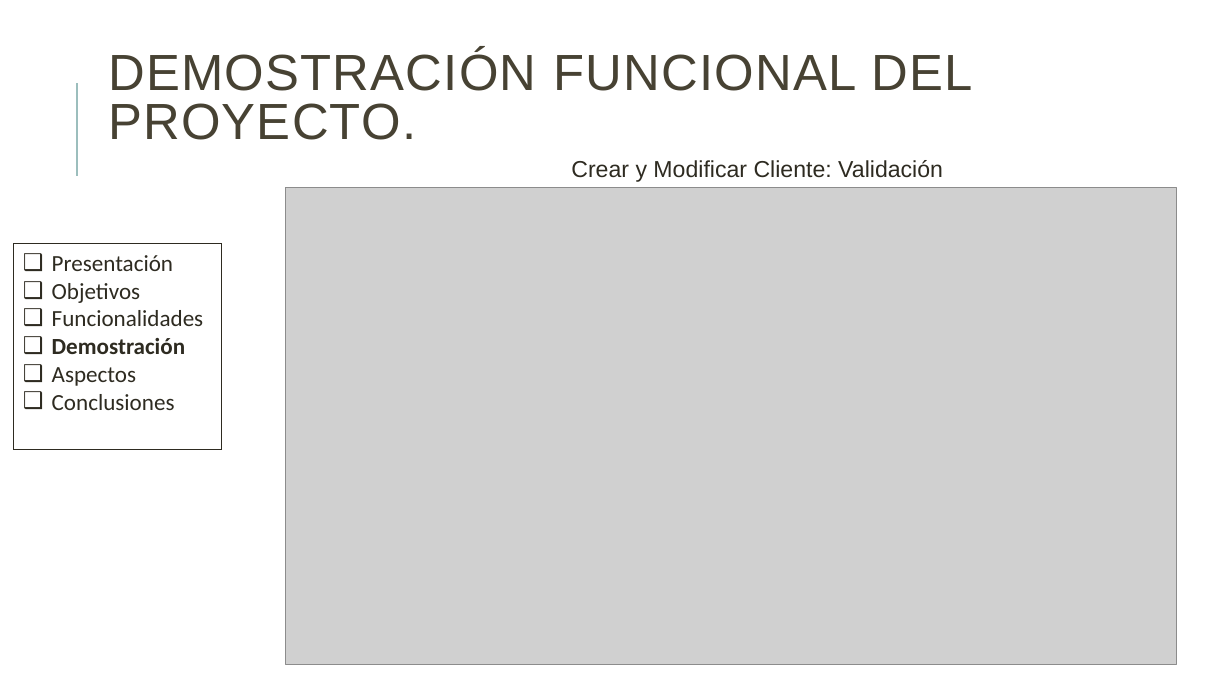
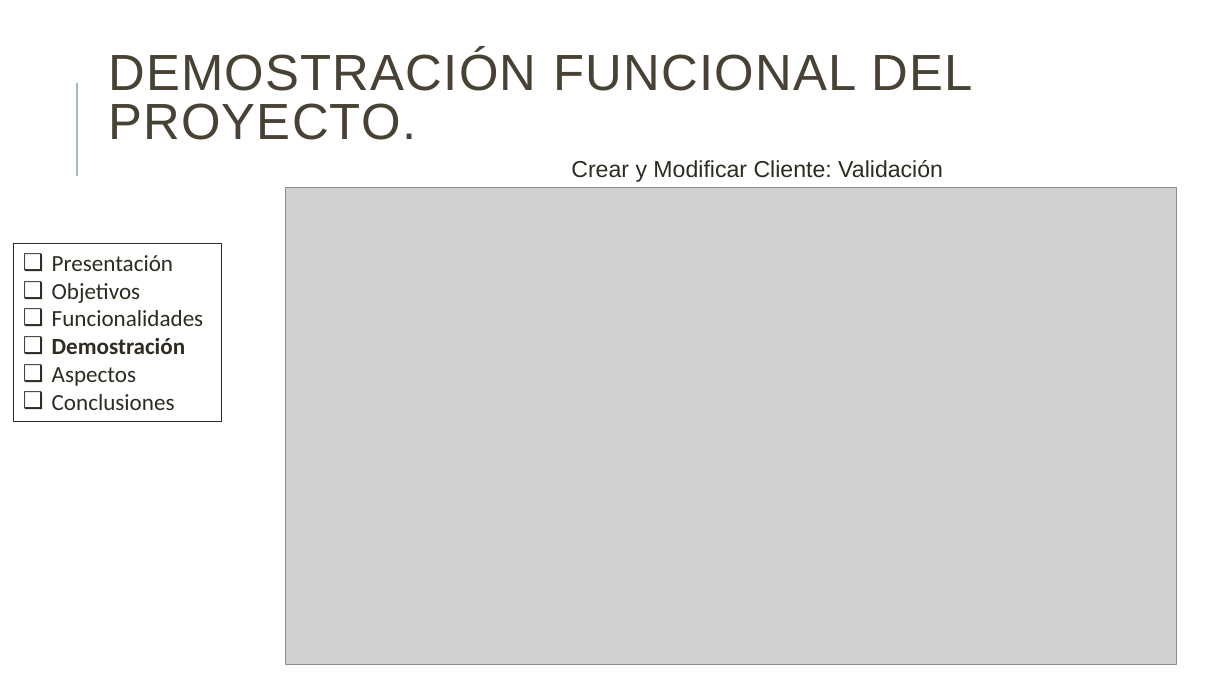
Before and after one commit to danielallhoff/M17-G4-AirDSS, a slide deck: slide 13 of AIRDSS.pptx. Drawn at 1232x693 pixels with LibreOffice and Linux fonts; fonts in the diff are those of the drawing; grey boxes stand for pictures. Boxes give left, top, right and bottom in pixels: in the first picture for what was removed or moved away, otherwise in the second. Text is boxed around its words. In the diff, an @@ line names an element or a change of style, - is before the commit and + after.

```diff
--- a/AIRDSS.pptx
+++ b/AIRDSS.pptx
@@ rectangle "Presentación": place and size @@
-rectangle "Presentación" at [14, 244, 222, 449]
+rectangle "Presentación" at [14, 244, 222, 421]
```
Also in this commit, not shown: 7 other slides changed, 1 slide removed, 1 other file.
